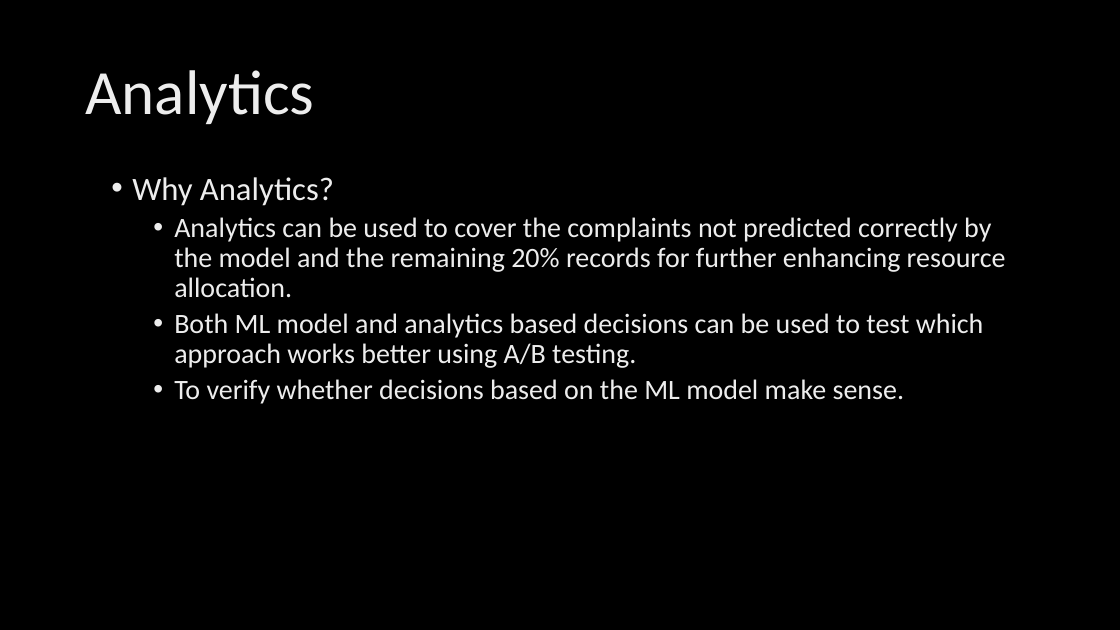
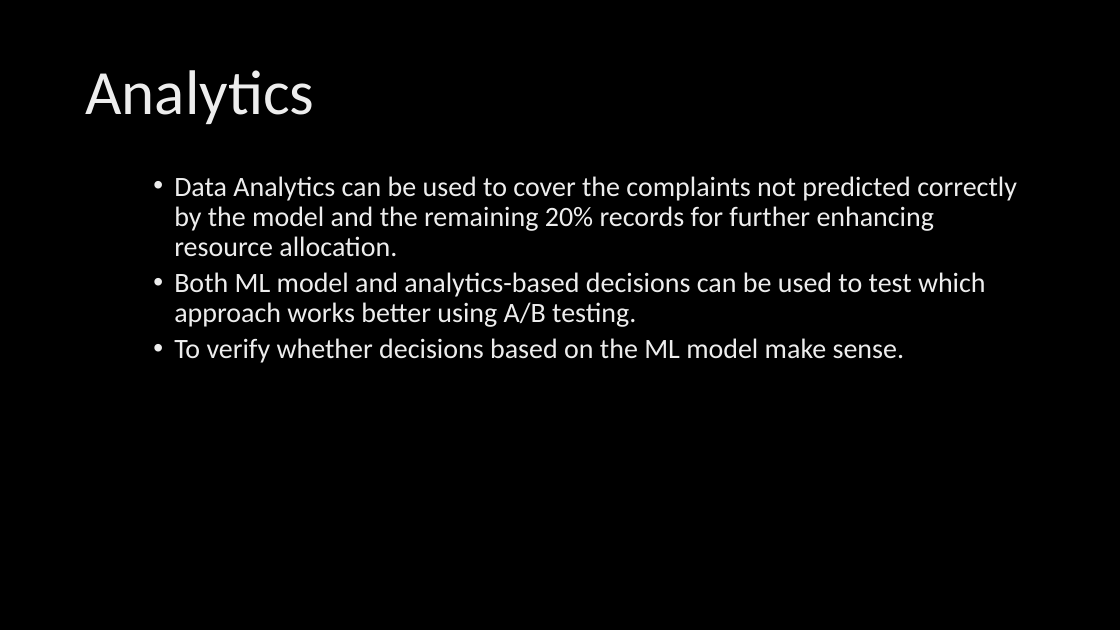
Before and after one commit to karandesaiii/Enhancing-the-311-service-of-New-York, a slide deck: slide 7 of NYC 311 project.pptx. Drawn at 1120x630 pixels with LibreOffice and Linux fonts; fonts in the diff are those of the drawing; background and template pictures are left out. Boxes give left, top, right and bottom in pixels: in the first picture for what was removed or moved away, otherwise in the second. Text is boxed around its words. In the diff, an @@ line names an element or a change of style, - is before the commit and + after.

```diff
--- a/NYC 311 project.pptx
+++ b/NYC 311 project.pptx
@@ text at bbox=[174, 176, 1017, 327]: text changed @@
-• Why Analytics?
-  • Analytics can be used to cover the complaints not predicted correctly by the model and the remaining 20% records for further enhancing resource allocation.
-  • Both ML model and analytics based decisions can be used to test which approach works better using A/B testing.
+  • Data Analytics can be used to cover the complaints not predicted correctly by the model and the remaining 20% records for further enhancing resource allocation.
+  • Both ML model and analytics-based decisions can be used to test which approach works better using A/B testing.
```
Also in this commit, not shown: 2 other slides changed, 1 other file.
